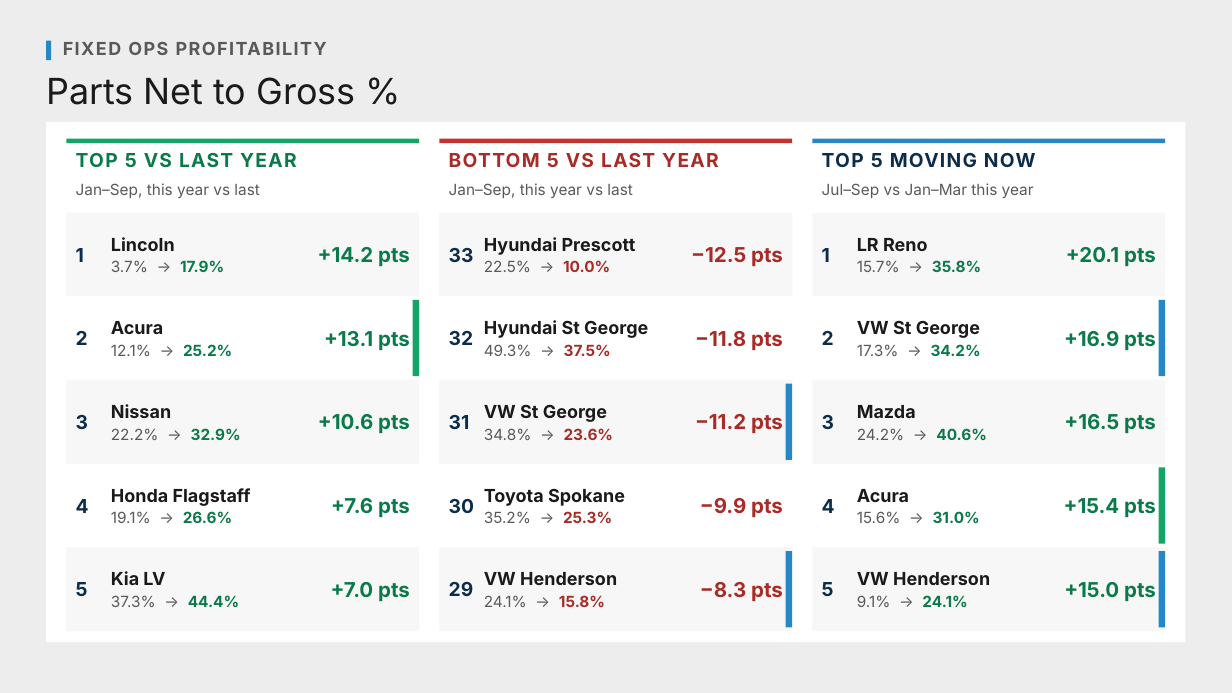
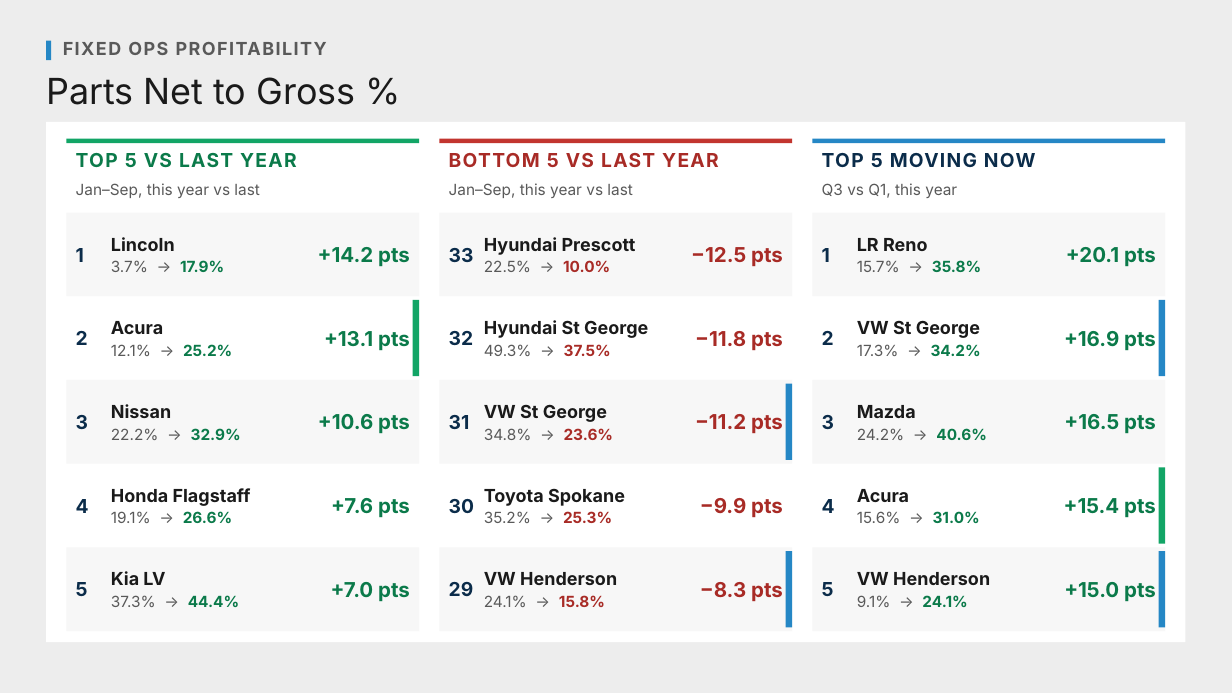
Before and after one commit to Ndresner/Noah, a slide deck: slide 40 of day2-deck/decks/Fixed Ops - Day 2 Example Test Deck.pptx. Drawn at 1232x693 pixels with LibreOffice and Linux fonts; fonts in the diff are those of the drawing. Boxes give left, top, right and bottom in pixels: in the first picture for what was removed or moved away, otherwise in the second. Text is boxed around its words. In the diff, an @@ line names an element or a change of style, - is before the commit and + after.

```diff
--- a/day2-deck/decks/Fixed Ops - Day 2 Example Test Deck.pptx
+++ b/day2-deck/decks/Fixed Ops - Day 2 Example Test Deck.pptx
@@ text at (x1=822, y1=183, x2=957, y2=198): text changed @@
-Jul–Sep vs Jan–Mar this year
+Q3 vs Q1, this year
```
Also in this commit, not shown: 25 other slides changed, 37 other files.
